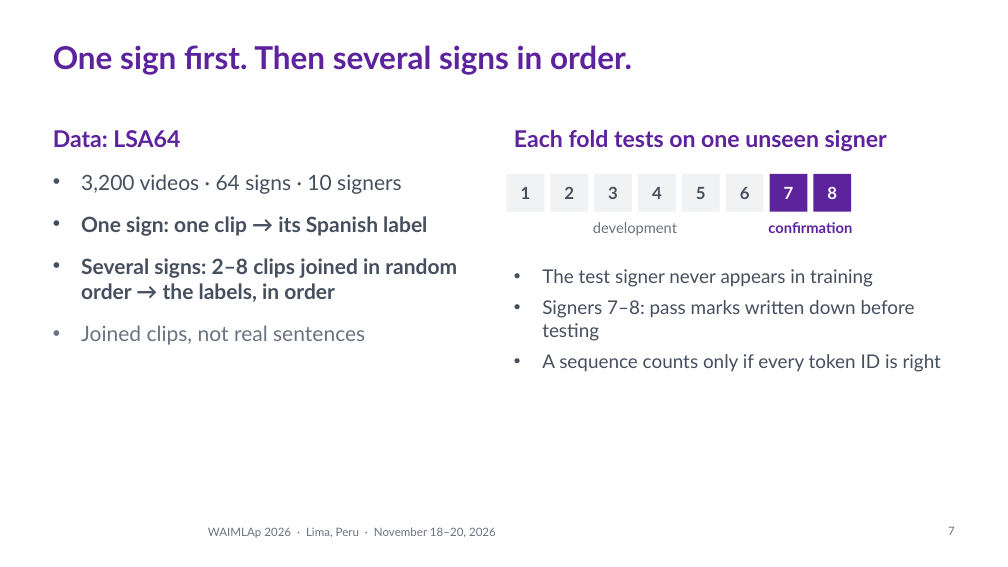
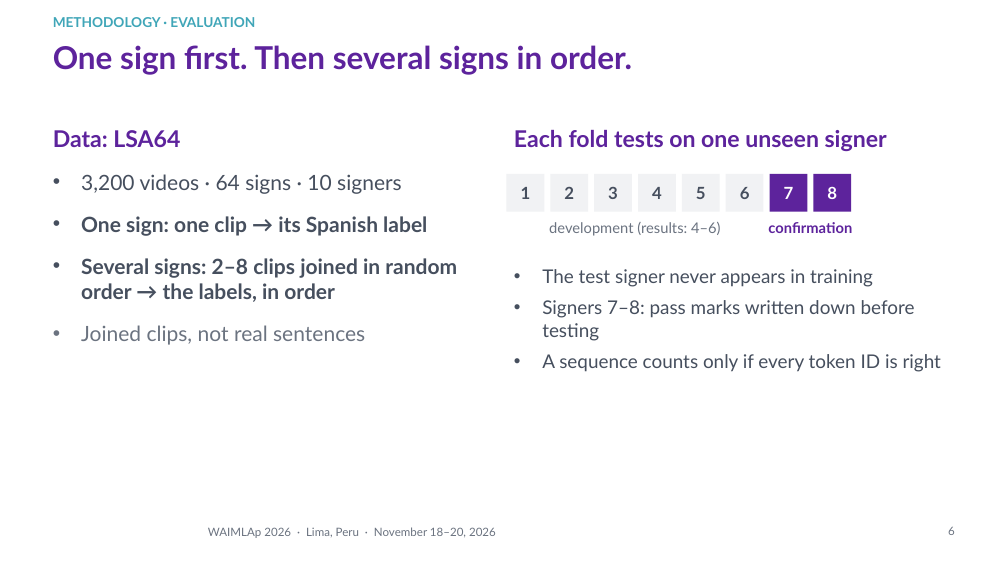
Before and after one commit to Percep3/Imitator, a slide deck: slide 6 of presentation/waimlap2026/imitator_waimlap2026.pptx (slide 7 before the commit). Drawn at 1008x567 pixels with LibreOffice and Linux fonts; fonts in the diff are those of the drawing; background and template pictures are left out. Boxes give left, top, right and bottom in pixels: in the first picture for what was removed or moved away, otherwise in the second. Text is boxed around its words. In the diff, an @@ line names an element or a change of style, - is before the commit and + after.

```diff
--- a/presentation/waimlap2026/imitator_waimlap2026.pptx
+++ b/presentation/waimlap2026/imitator_waimlap2026.pptx
@@ text added at <box>53,17,255,27</box>, 13 pt, text #40A6B8, bold @@
+METHODOLOGY · EVALUATION
@@ text at <box>549,222,721,236</box>: text changed @@
-development
+development (results: 4–6)
@@ page number at <box>948,527,955,535</box>: text changed @@
-7
+6
```
Also in this commit, not shown: 10 other slides changed, 1 slide added, 1 slide removed, 6 other files.
